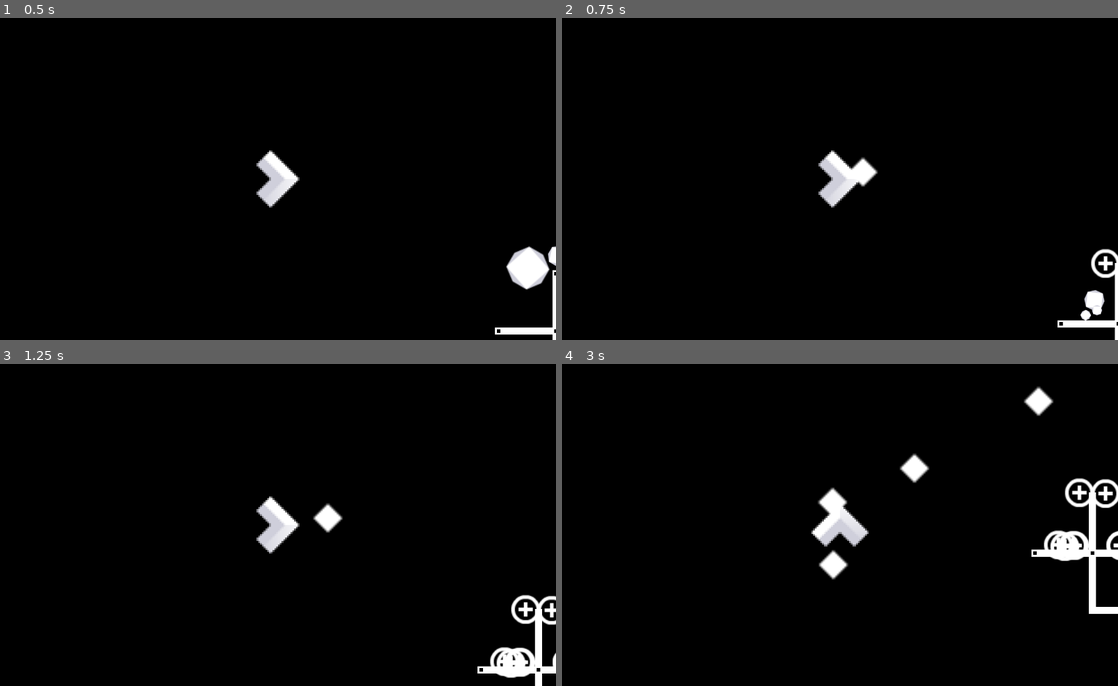
Above: before the commit, frames 1-4 (two rows, left to right).
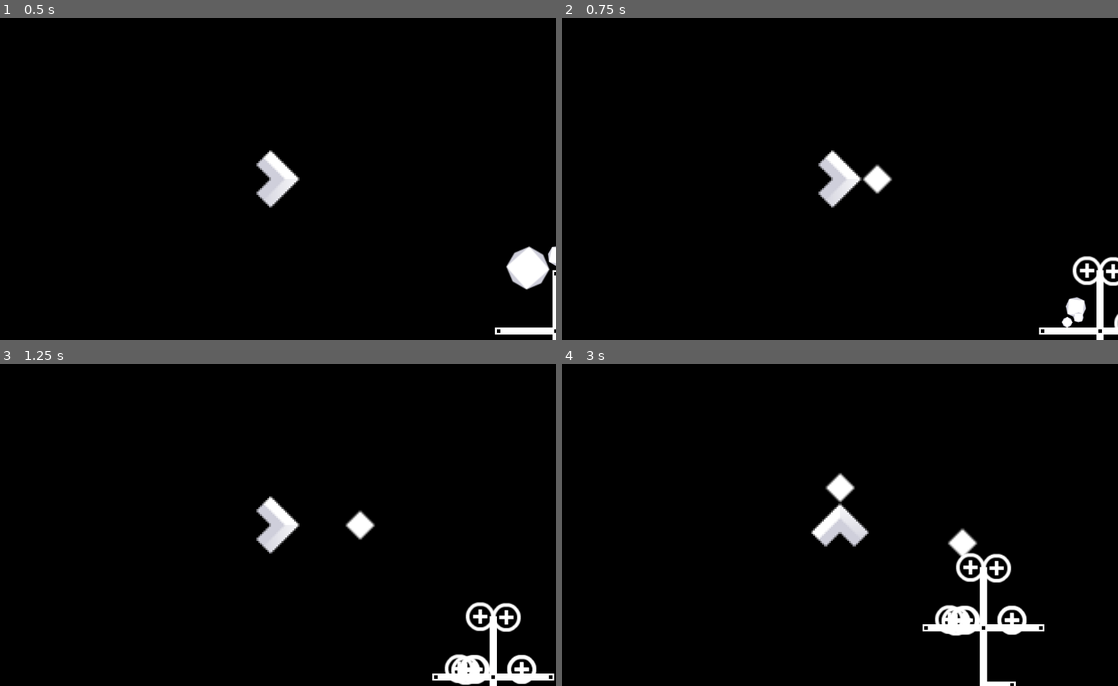
Above: after the commit, the same moments.

Repository: Maaack/gwj-85
Game: Godot game, scene res://scenes/space/space.tscn
Two runs of this game, one before a commit and one after it. Both use one fixed random seed, a clock stepped at 60 frames per second and the inputs below.
Inputs:
- Up to frame 1 (0.5 s): no input
- Up to frame 2 (0.75 s): hold Right (move_right) from 0.53 s (still down); tap Space (shoot) at 0.6 s
- Up to frame 3 (1.25 s): keep holding Right (move_right)
- Up to frame 4 (3 s): release Right (move_right) at 1.28 s; hold Down (move_down) 1.28-2.03 s; tap Space (shoot) at 1.35, 2.1, 2.85 s; hold Right (move_right) 2.03-2.78 s; hold Up (move_up) from 2.78 s (still down)

Frame 1 is identical in both runs. In frame 2, 2.1% of the frame differs, in the area x 51-100%, y 43-100%; in frame 3, 3.3%; in frame 4, 5.8%, in the area x 46-100%, y 6-100%.

Commit message:
Adjusts speeds.

Diff:
--- a/scenes/player_character/player.tscn
+++ b/scenes/player_character/player.tscn
@@ -17,14 +17,14 @@
 
 [node name="PlayerController" type="Node" parent="."]
 script = ExtResource("2_3lgnh")
-move_speed = 20.0
+move_speed = 50.0
 always_moving = true
 
 [node name="FireController" type="Node" parent="."]
 script = ExtResource("3_y1h0s")
 bullet_scene = ExtResource("4_ev6t3")
-spawn_offset = Vector2(5, 0)
-spawn_speed = 50.0
+spawn_offset = Vector2(15, 0)
+spawn_speed = 100.0
 
 [node name="CollisionPolygon2D" type="CollisionPolygon2D" parent="."]
 rotation = 1.5708
--- a/scenes/space/space.tscn
+++ b/scenes/space/space.tscn
@@ -1,16 +1,12 @@
-[gd_scene load_steps=6 format=3 uid="uid://dihrvlelgw1hq"]
+[gd_scene load_steps=5 format=3 uid="uid://dihrvlelgw1hq"]
 
 [ext_resource type="Script" uid="uid://06q0y3pvo6ae" path="res://scenes/space/space.gd" id="1_718x5"]
-[ext_resource type="PackedScene" uid="uid://b66n0eejsls3y" path="res://addons/ninetailsrabbit.pixel_space_background_generator/src/pixel_space_background_generator.tscn" id="1_ugvpa"]
 [ext_resource type="PackedScene" uid="uid://k4l4k4ev6t7x" path="res://scenes/player_character/player.tscn" id="2_x217o"]
 [ext_resource type="PackedScene" uid="uid://blmqu1s4cnie5" path="res://scenes/stations/station.tscn" id="3_x217o"]
 [ext_resource type="PackedScene" uid="uid://b0bfytfwc4v4t" path="res://scenes/asteroids/asteroid.tscn" id="5_0a2q3"]
 
 [node name="Space" type="Node"]
 script = ExtResource("1_718x5")
-
-[node name="PixelSpaceBackgroundGenerator" parent="." instance=ExtResource("1_ugvpa")]
-script = null
 
 [node name="Player" parent="." instance=ExtResource("2_x217o")]
 collision_mask = 12
